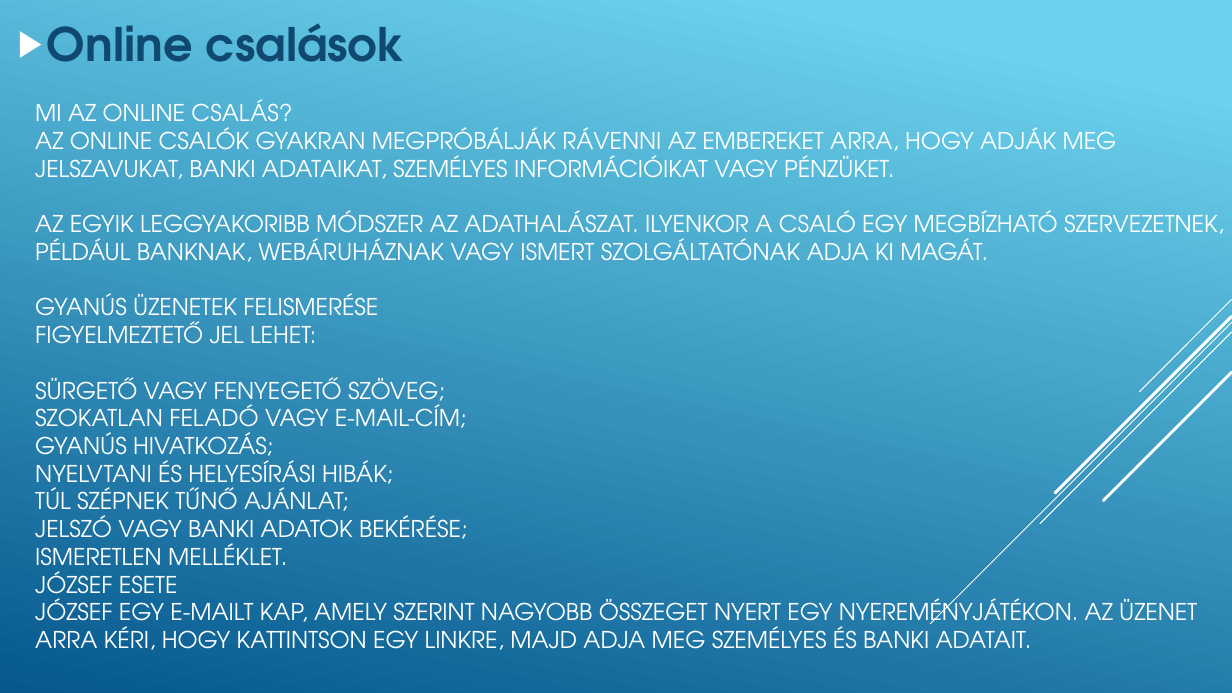
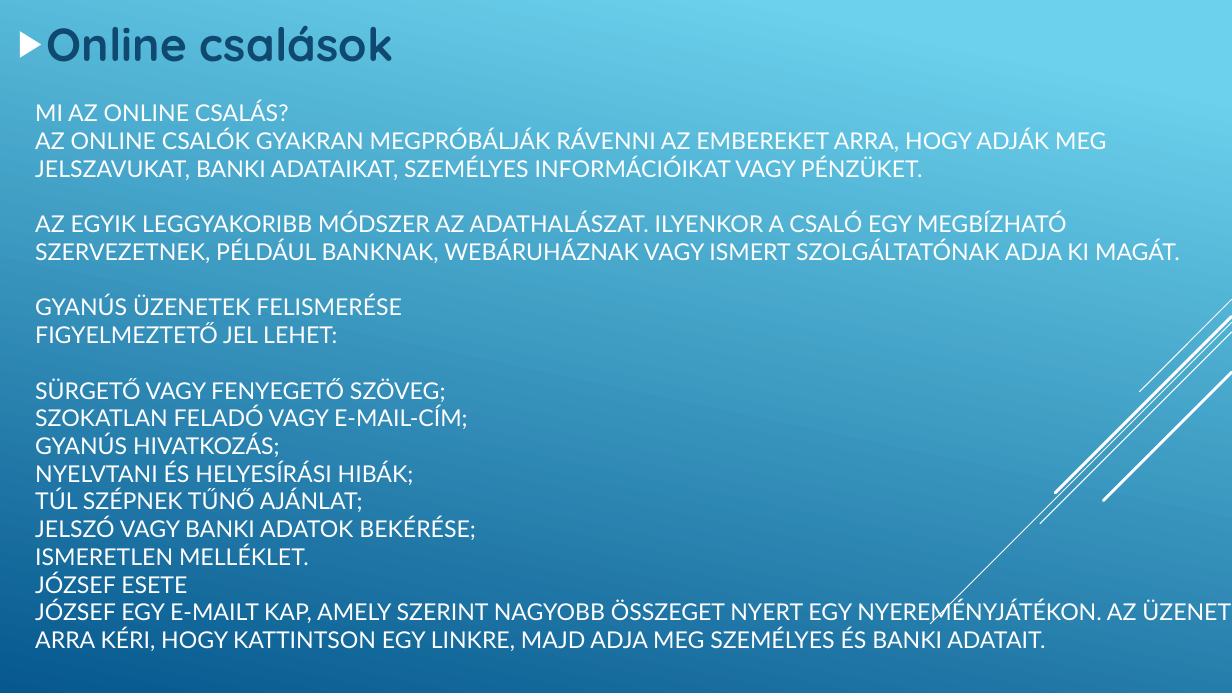
Before and after one commit to Kerozinus/26-27-Szoftver, a slide deck: slide 9 of IKT_SMH/11evfolyam_BiztonsagosCsalad/Biztonságos család az interneten.pptx. Drawn at 1232x693 pixels with LibreOffice and Linux fonts; fonts in the diff are those of the drawing. Boxes give left, top, right and bottom in pixels: in the first picture for what was removed or moved away, otherwise in the second. Text is boxed around its words. In the diff, an @@ line names an element or a change of style, - is before the commit and + after.

```diff
--- a/IKT_SMH/11evfolyam_BiztonsagosCsalad/Biztonságos család az interneten.pptx
+++ b/IKT_SMH/11evfolyam_BiztonsagosCsalad/Biztonságos család az interneten.pptx
@@ text "Online csalások" at [47, 26, 393, 62]: font TeX Gyre Adventor to Quicksand @@
@@ title "MI AZ ONLINE CSALÁS? AZ ..." at [35, 101, 1231, 651]: font TeX Gyre Adventor to Lato @@
```
Also in this commit, not shown: 13 other slides changed, 1 slide added, 1 other file.
